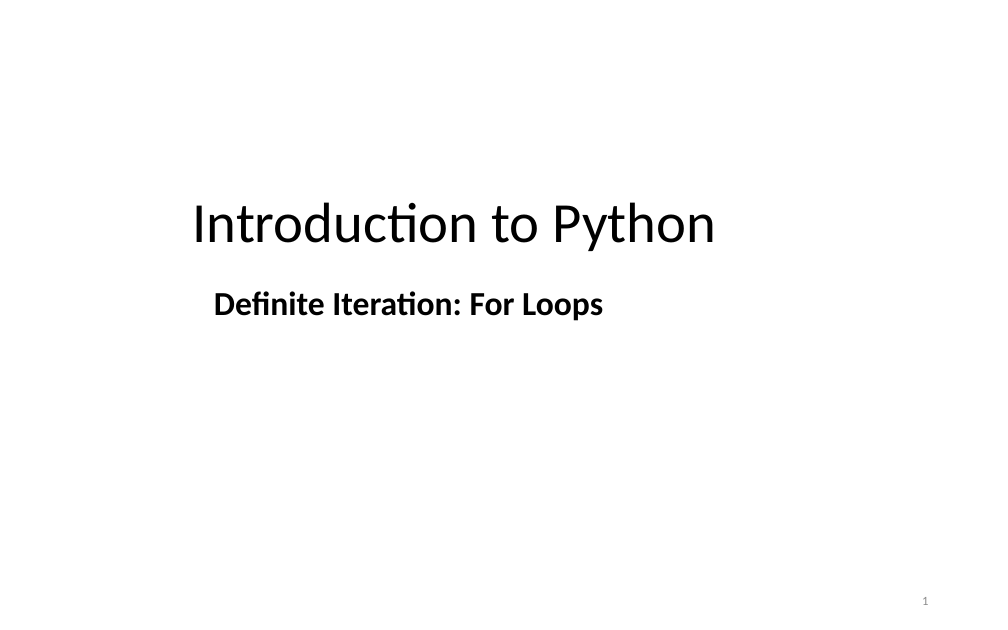
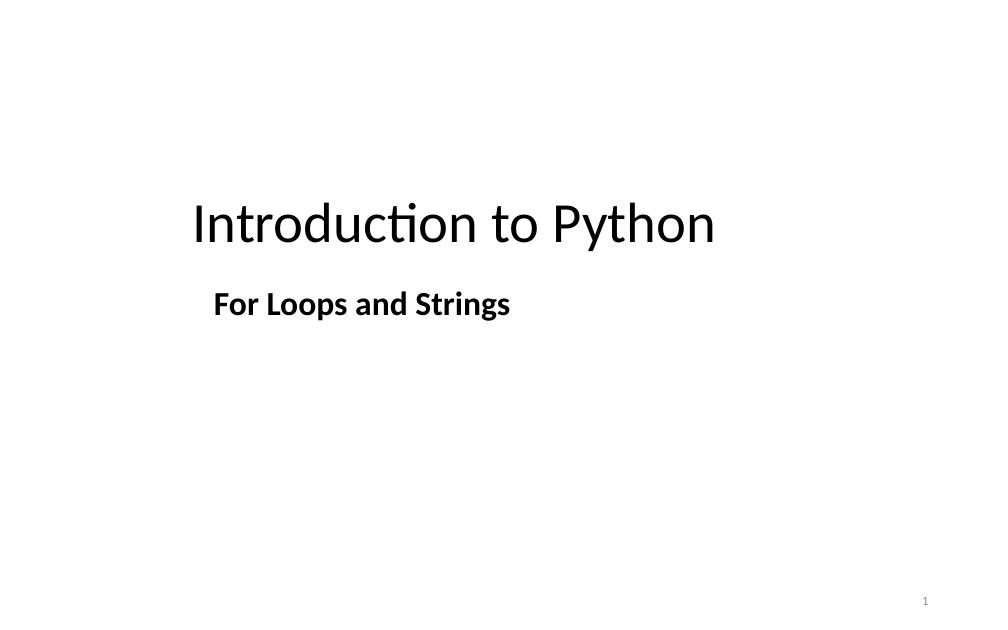
Before and after one commit to LongBaoNguyen/longbaonguyen.github.io, a slide deck: slide 1 of courses/apcsp/lect5.pptx. Drawn at 1008x630 pixels with LibreOffice and Linux fonts; fonts in the diff are those of the drawing. Boxes give left, top, right and bottom in pixels: in the first picture for what was removed or moved away, otherwise in the second. Text is boxed around its words. In the diff, an @@ line names an element or a change of style, - is before the commit and + after.

```diff
--- a/courses/apcsp/lect5.pptx
+++ b/courses/apcsp/lect5.pptx
@@ subtitle at (214,291,510,321): text changed @@
-Definite Iteration: For Loops
+For Loops and Strings
```
Also in this commit, not shown: 1 other file.
